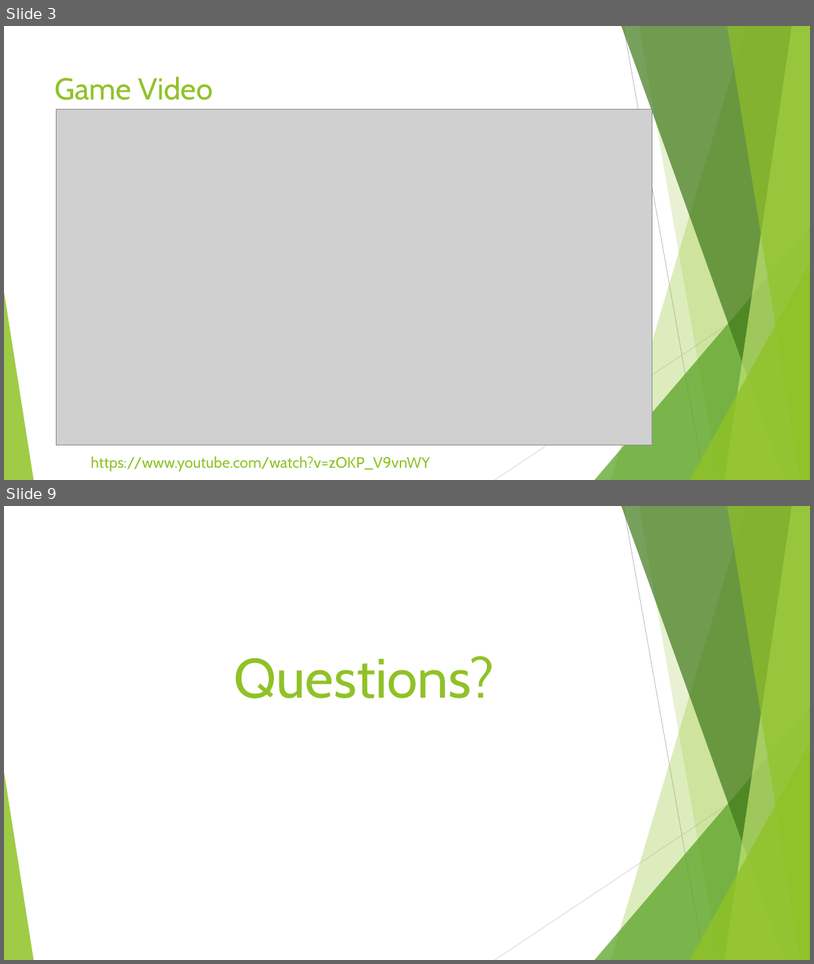
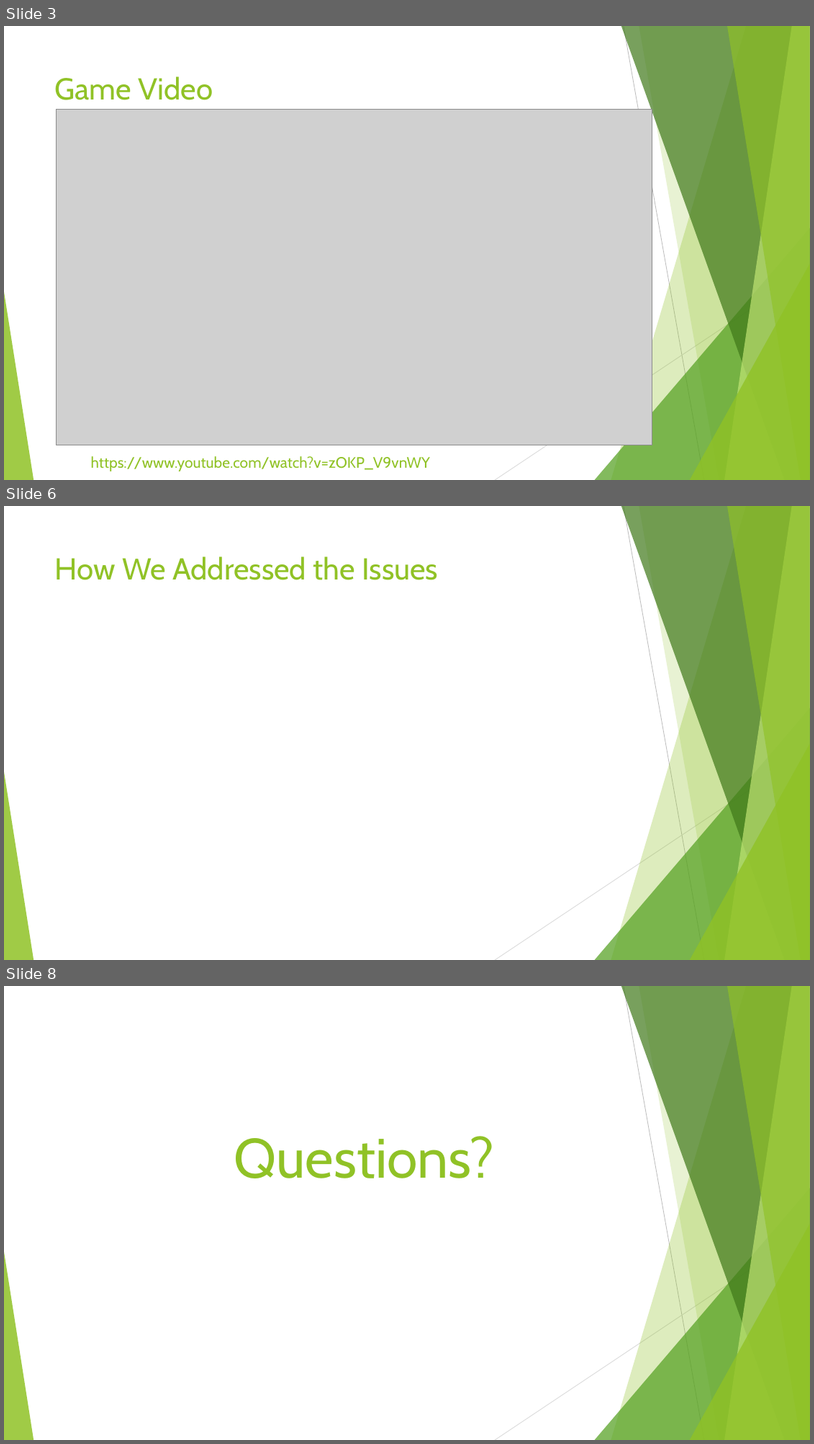
Before and after one commit to UoSGamesGroups/level-6-l6-group-5, a slide deck: Project Management/Pitches/Pitch 6.pptx. Shown one above the other, each under a label of ours: slides 3 and 9 before the commit, slides 3, 6 and 8 after it; the slides between them are not shown. The pictures are 814x964 and 814x1444 pixels, drawn with LibreOffice and Linux fonts; fonts in the diff are those of the drawing; grey boxes stand for pictures. Boxes give left, top, right and bottom in pixels: in the first picture for what was removed or moved away, otherwise in the second. Text is boxed around its words. In the diff, an @@ line names an element or a change of style, - is before the commit and + after.

```diff
--- a/Project Management/Pitches/Pitch 6.pptx
+++ b/Project Management/Pitches/Pitch 6.pptx
@@ slide 6 added at [4, 506, 810, 960], background #FFFFFF; not listed: 10 template elements that a slide beside it also shows @@
@@ title added at [55, 556, 438, 580], 36 pt, text #90C226 @@
+How We Addressed the Issues
@@ what was slide 9 is now slide 8 @@
```
Also in this commit, not shown: 2 slides changed, 1 other slide added, 3 slides removed.
